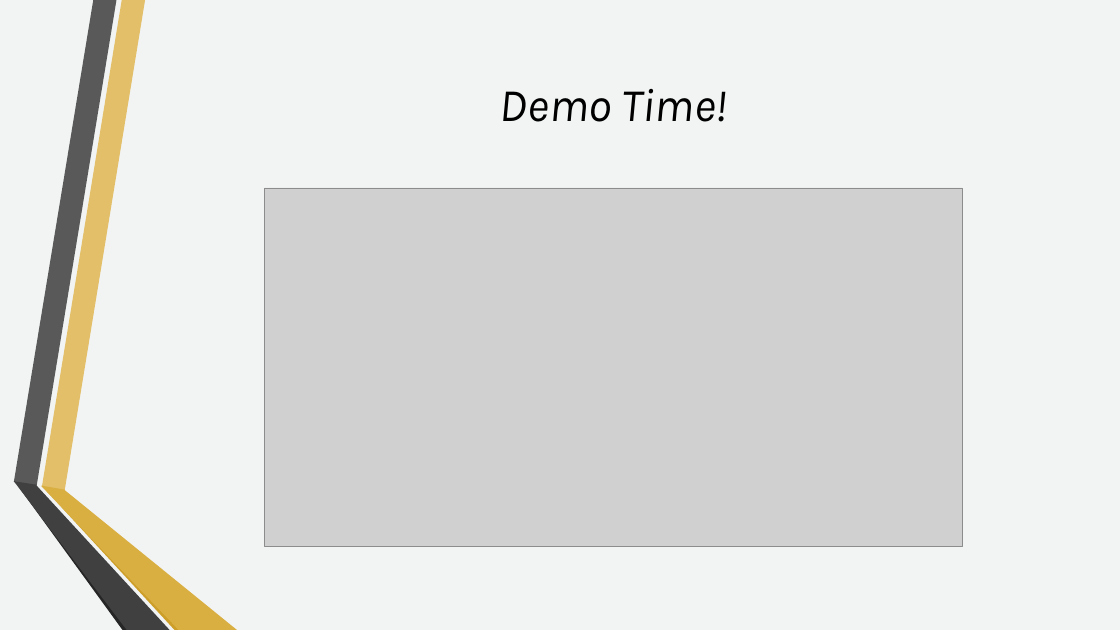
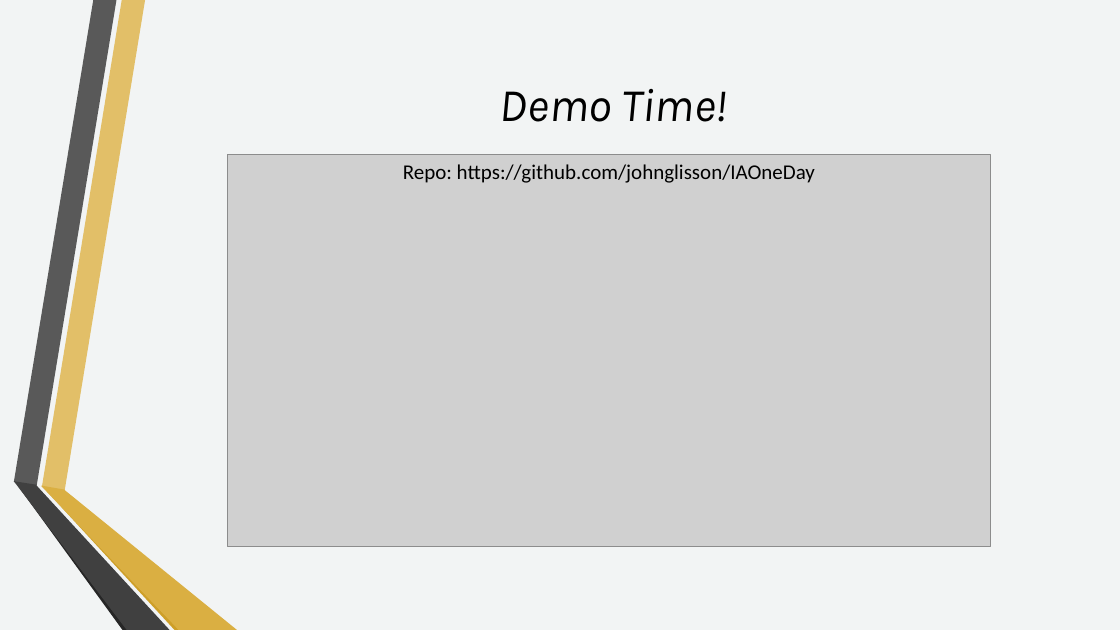
Before and after one commit to jglisson/IAOneDay, a slide deck: slide 24 of Docs/IA_OneDay_Azure.pptx. Drawn at 1120x630 pixels with LibreOffice and Linux fonts; fonts in the diff are those of the drawing; grey boxes stand for pictures; background and template pictures are left out. Boxes give left, top, right and bottom in pixels: in the first picture for what was removed or moved away, otherwise in the second. Text is boxed around its words. In the diff, an @@ line names an element or a change of style, - is before the commit and + after.

Commit message:
added repo address to pptx

```diff
--- a/Docs/IA_OneDay_Azure.pptx
+++ b/Docs/IA_OneDay_Azure.pptx
@@ picture: place and size @@
-picture at (265,188,963,547)
+picture at (228,155,991,546)
@@ text added at (403,164,815,183), 18 pt, text #000000 @@
+Repo: https://github.com/johnglisson/IAOneDay
```
